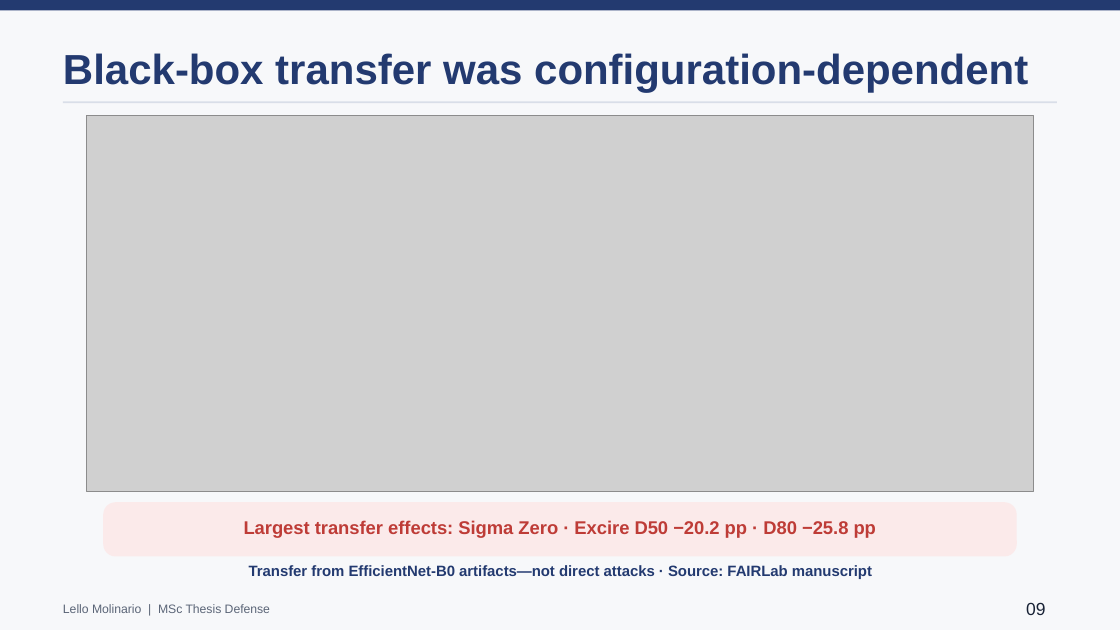
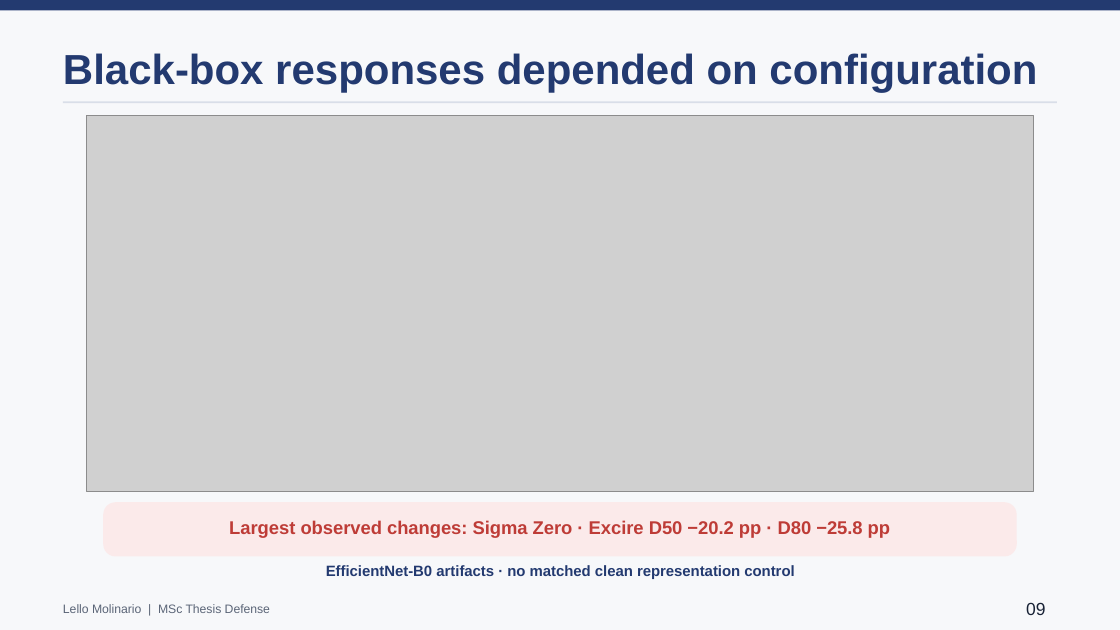
Before and after one commit to lmolinario/Molinario_Thesis_Defense_2026, a slide deck: slide 9 of Molinario_Thesis_Defense_2026.pptx. Drawn at 1120x630 pixels with LibreOffice and Linux fonts; fonts in the diff are those of the drawing; grey boxes stand for pictures. Boxes give left, top, right and bottom in pixels: in the first picture for what was removed or moved away, otherwise in the second. Text is boxed around its words. In the diff, an @@ line names an element or a change of style, - is before the commit and + after.

```diff
--- a/Molinario_Thesis_Defense_2026.pptx
+++ b/Molinario_Thesis_Defense_2026.pptx
@@ text at (63,53,1037,92): text changed @@
-Black-box transfer was configuration-dependent
+Black-box responses depended on configuration
@@ text at (229,520,890,538): text changed @@
-Largest transfer effects: Sigma Zero · Excire D50 −20.2 pp · D80 −25.8 pp
+Largest observed changes: Sigma Zero · Excire D50 −20.2 pp · D80 −25.8 pp
@@ text at (326,565,794,579): text changed @@
-Transfer from EfficientNet-B0 artifacts—not direct attacks · Source: FAIRLab manuscript
+EfficientNet-B0 artifacts · no matched clean representation control
```
Also in this commit, not shown: 9 other slides changed, 2 other files.
